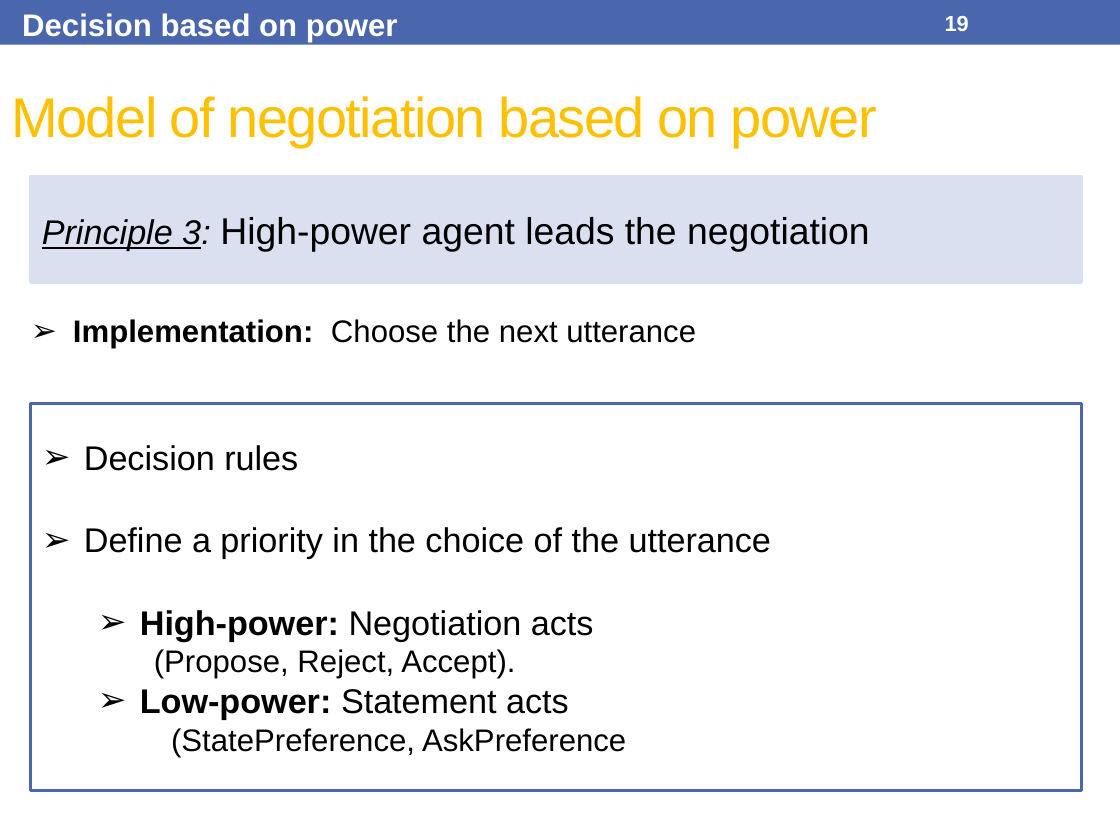
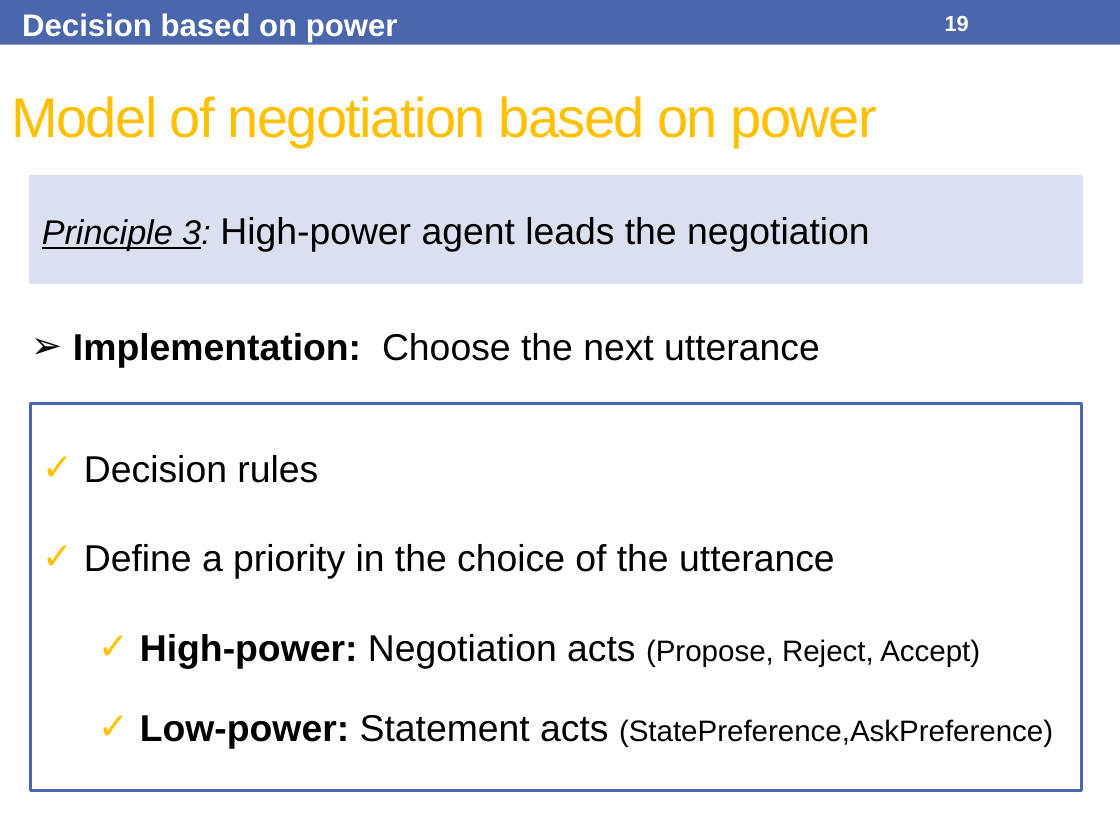
Before and after one commit to Olydia/Discolog, a slide deck: slide 19 of papers/Presentations/IVA17/IVA17.pptx. Drawn at 1120x840 pixels with LibreOffice and Linux fonts; fonts in the diff are those of the drawing. Boxes give left, top, right and bottom in pixels: in the first picture for what was removed or moved away, otherwise in the second. Text is boxed around its words. In the diff, an @@ line names an element or a change of style, - is before the commit and + after.

```diff
--- a/papers/Presentations/IVA17/IVA17.pptx
+++ b/papers/Presentations/IVA17/IVA17.pptx
@@ text "Implementation: Choose the next utterance": place and size @@
-text "Implementation: Choose the next utterance" at (73,319,696,349)
+text "Implementation: Choose the next utterance" at (73,333,820,368)
@@ text "Implementation: Choose the next utterance" at (73,333,820,368): size 20 to 24 pt @@
@@ text in rectangle at (84,455,835,579): size 22 to 24 pt in "Decision rules", "Define a priority in the choice of ..."; bullet ➢ to ✓ @@
@@ text in rectangle at (140,634,1053,749): text changed; size 20 to 19 pt @@
-  ➢ High-power: Negotiation acts
-    (Propose, Reject, Accept).
-  ➢ Low-power: Statement acts
-    (StatePreference, AskPreference
+  ✓ High-power: Negotiation acts (Propose, Reject, Accept)
+  ✓ Low-power: Statement acts (StatePreference,AskPreference)
```
Also in this commit, not shown: 8 other slides changed, 1 slide added, 1 other file.
